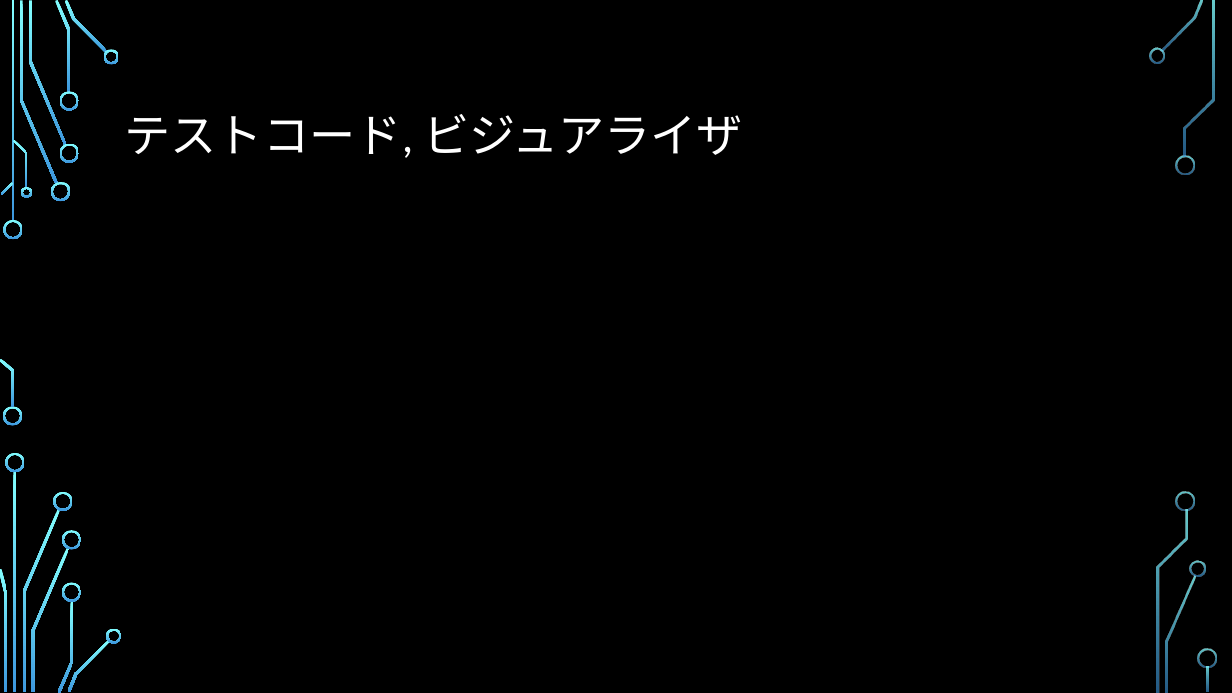
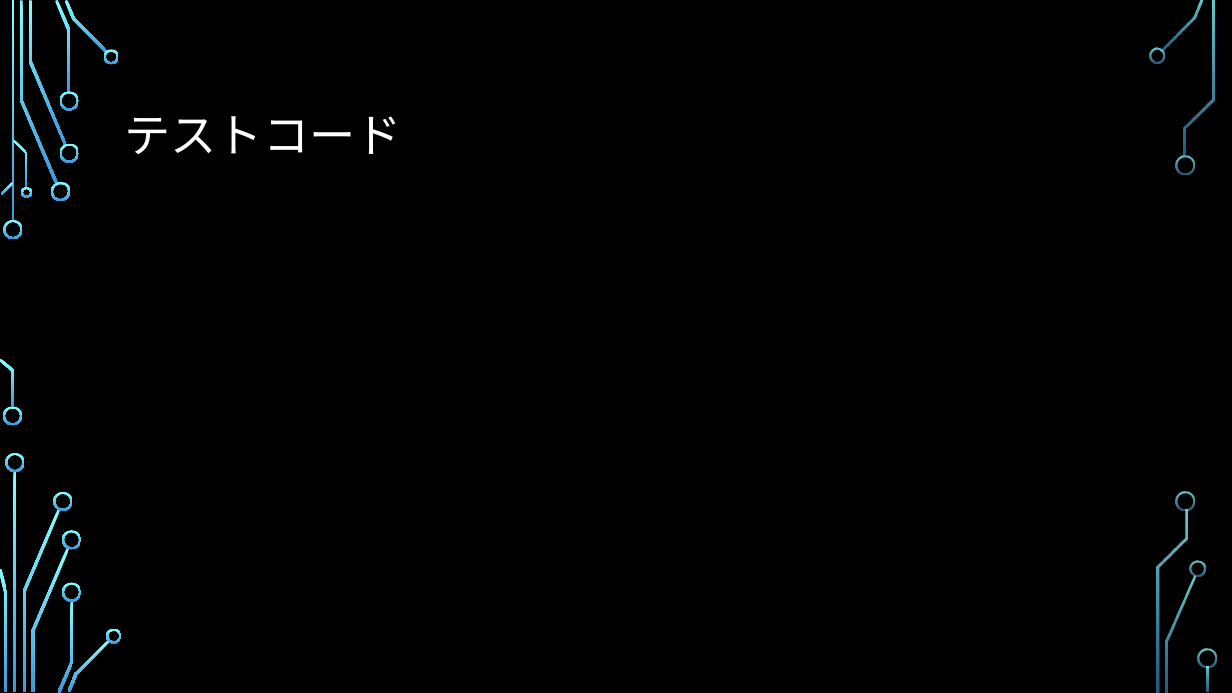
Before and after one commit to ie03-aizu-2019/ie03project-skys, a slide deck: slide 14 of Reports/Midterm.pptx (slide 12 before the commit). Drawn at 1232x693 pixels with LibreOffice and Linux fonts; fonts in the diff are those of the drawing; background and template pictures are left out. Boxes give left, top, right and bottom in pixels: in the first picture for what was removed or moved away, otherwise in the second. Text is boxed around its words. In the diff, an @@ line names an element or a change of style, - is before the commit and + after.

```diff
--- a/Reports/Midterm.pptx
+++ b/Reports/Midterm.pptx
@@ title at [125,116,402,154]: text changed @@
-テストコード, ビジュアライザ
+テストコード
```
Also in this commit, not shown: 9 other slides changed, 2 slides added.
